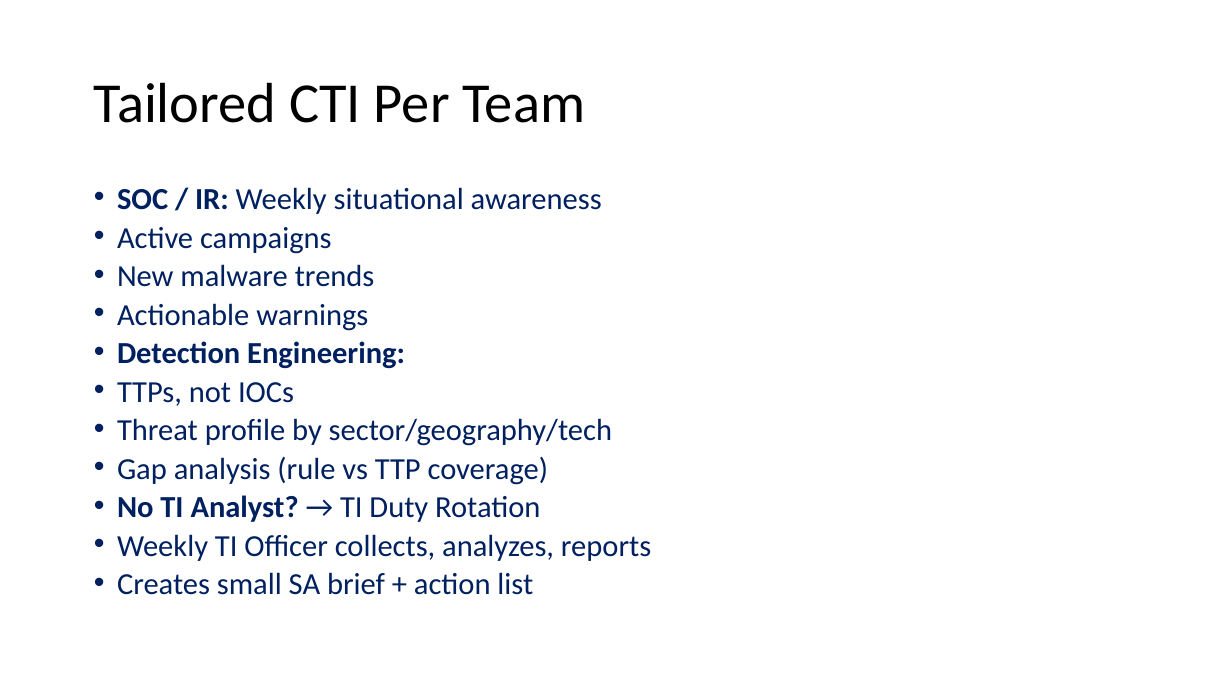
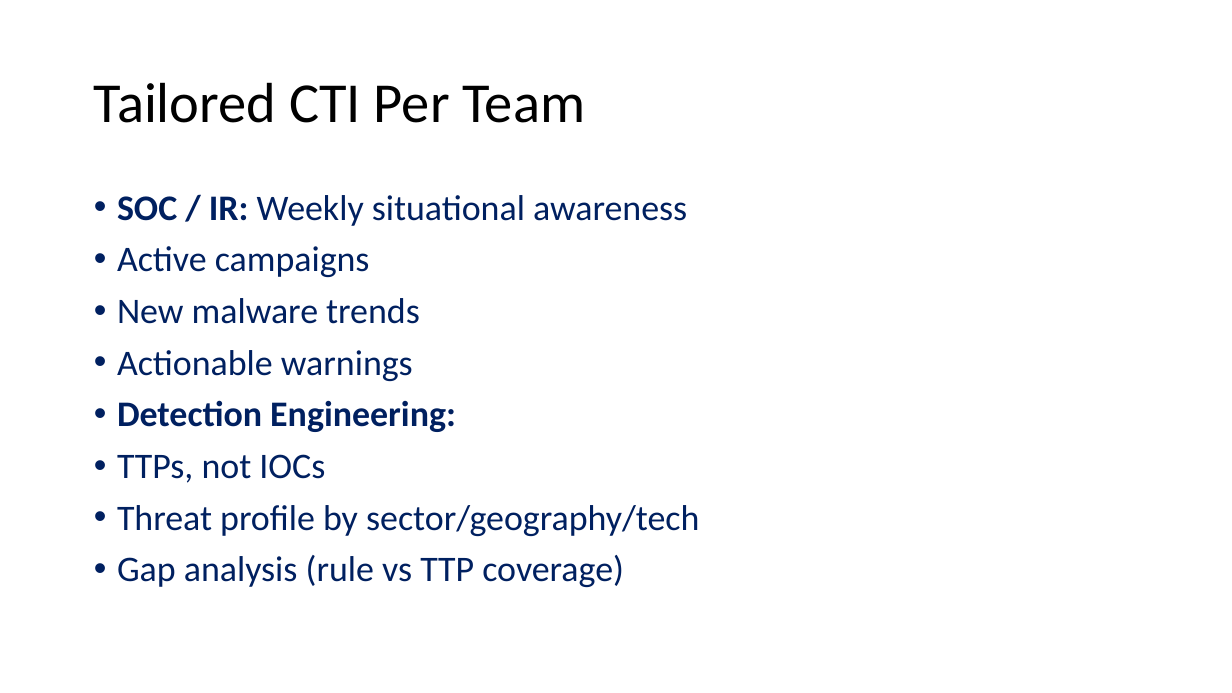
Before and after one commit to 0xGhada/CTI, a slide deck: slide 14 of Intelligence-Driven Defense.pptx (slide 15 before the commit). Drawn at 1232x693 pixels with LibreOffice and Linux fonts; fonts in the diff are those of the drawing. Boxes give left, top, right and bottom in pixels: in the first picture for what was removed or moved away, otherwise in the second. Text is boxed around its words. In the diff, an @@ line names an element or a change of style, - is before the commit and + after.

Commit message:
new V

```diff
--- a/Intelligence-Driven Defense.pptx
+++ b/Intelligence-Driven Defense.pptx
@@ text "SOC / IR: Weekly situational ..." at <box>117,195,699,587</box>: size 23.8 to 28 pt; line spacing 0.7 to 0.9 @@
@@ text at <box>117,495,651,595</box>: paragraphs removed @@
-• No TI Analyst? → TI Duty Rotation
-• Weekly TI Officer collects, analyzes, reports
-• Creates small SA brief + action list
```
Also in this commit, not shown: 1 other slide changed, 1 slide removed.
